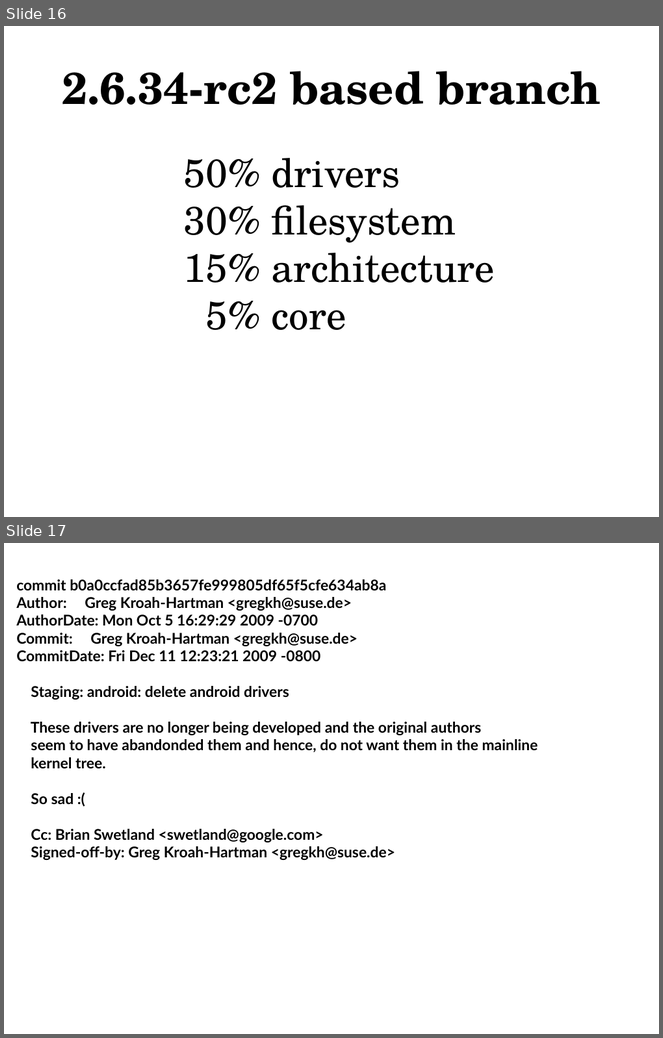
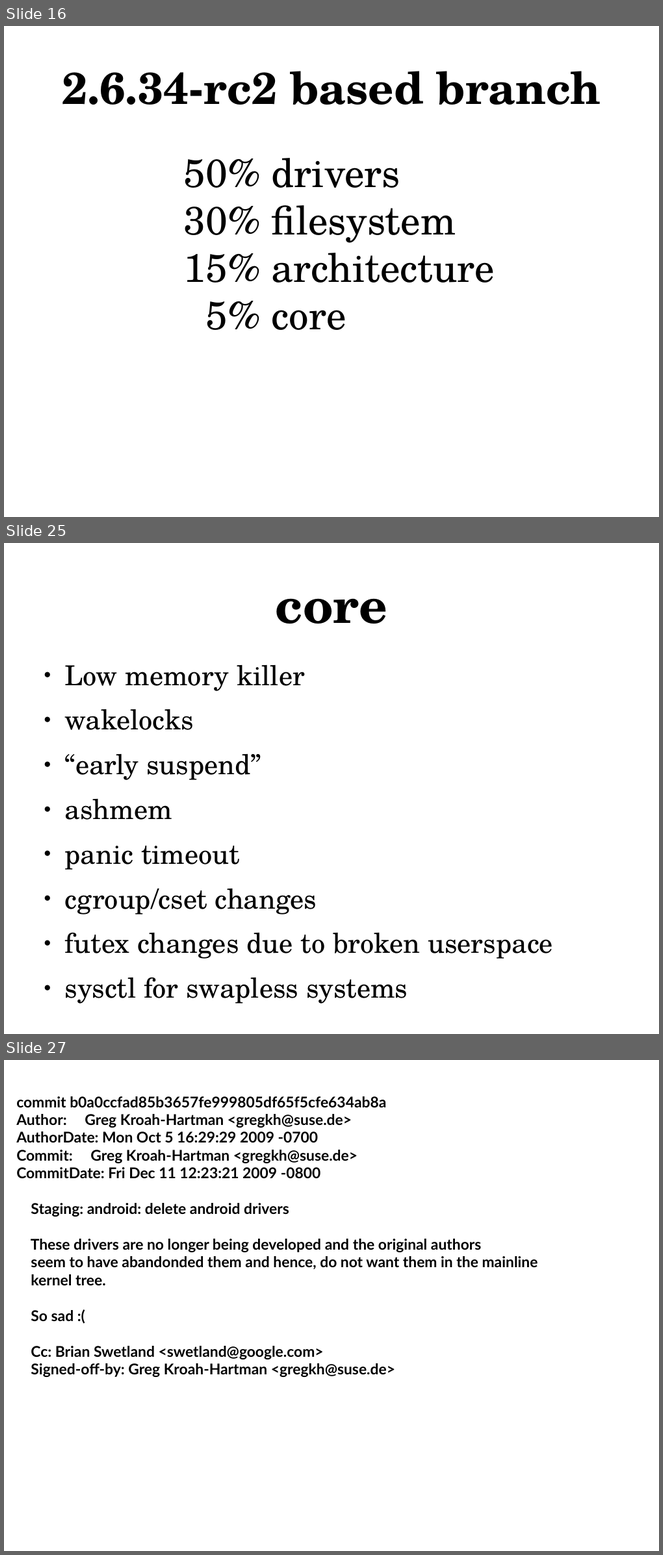
Before and after one commit to gregkh/android-presentation, a slide deck: android-kernel.odp. Shown one above the other, each under a label of ours: slides 16 and 17 before the commit, slides 16, 25 and 27 after it; the slides between them are not shown. The pictures are 663x1038 and 663x1555 pixels, drawn with LibreOffice and Linux fonts; fonts in the diff are those of the drawing. Boxes give left, top, right and bottom in pixels: in the first picture for what was removed or moved away, otherwise in the second. Text is boxed around its words. In the diff, an @@ line names an element or a change of style, - is before the commit and + after.

Commit message:
updated presentation

```diff
--- a/android-kernel.odp
+++ b/android-kernel.odp
@@ slide 25 added at (x1=4, y1=543, x2=659, y2=1034), background #FFFFFF @@
@@ title added at (x1=276, y1=598, x2=388, y2=624), 60 pt, text #000000, bold @@
+core
@@ text added at (x1=65, y1=665, x2=553, y2=1004), 33.3 pt, text #000000 @@
+● Low memory killer
+● wakelocks
+● “early suspend”
+● ashmem
+● panic timeout
+● cgroup/cset changes
+● futex changes due to broken userspace
+● sysctl for swapless systems
@@ what was slide 17 is now slide 27 @@
```
Also in this commit, not shown: 9 other slides added.
